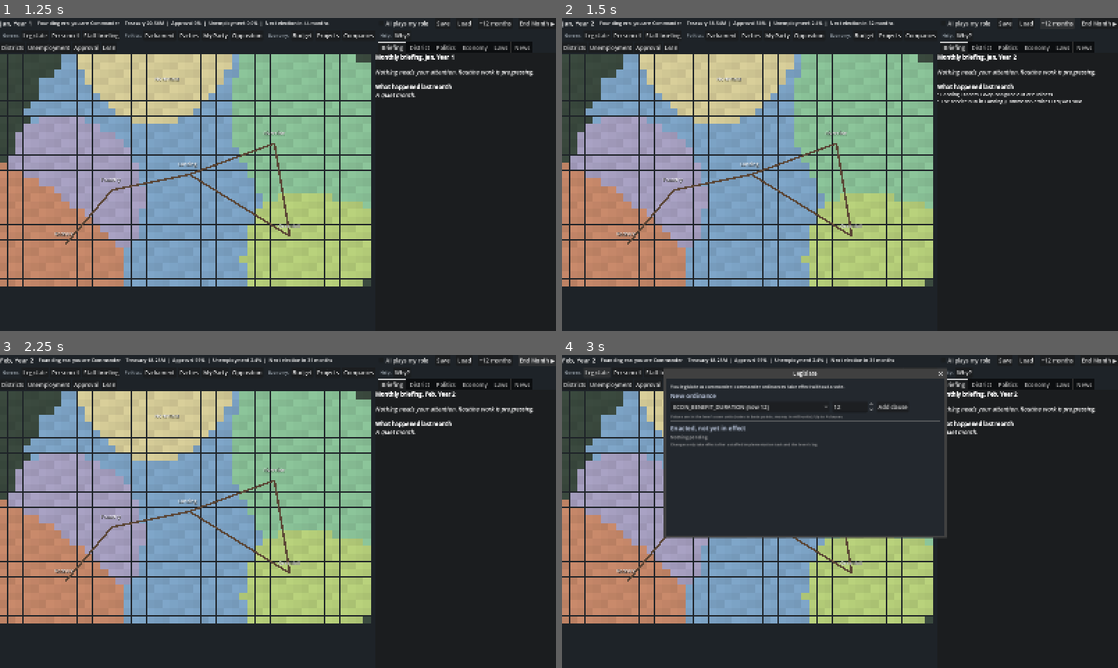
Above: before the commit, frames 1-4 (two rows, left to right).
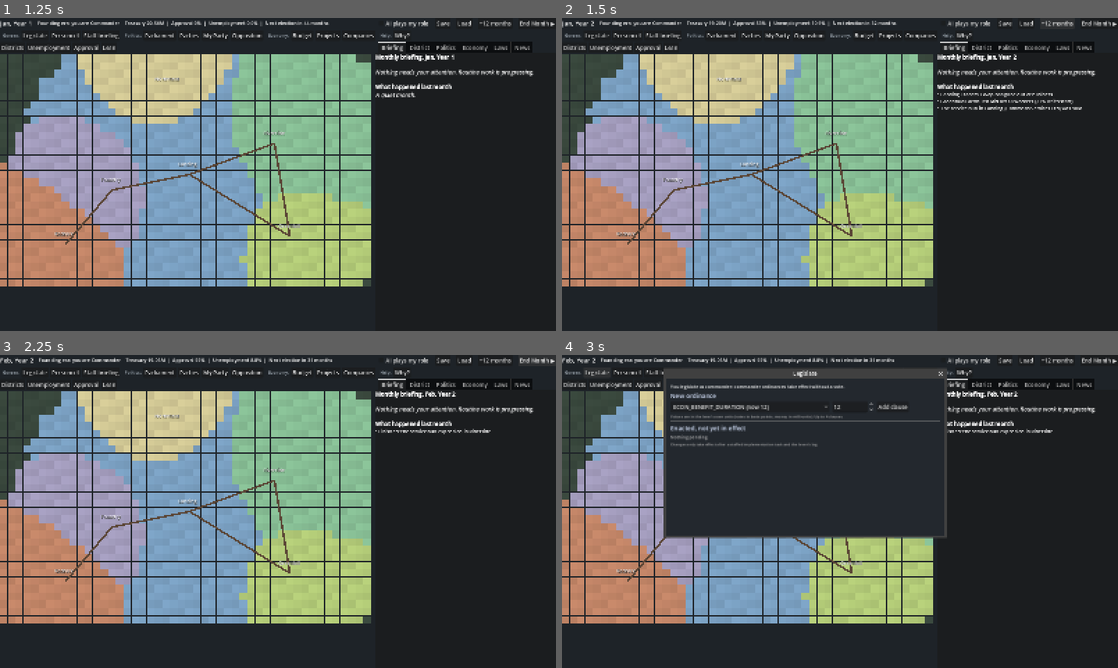
Above: after the commit, the same moments.

Repository: Tunje/one-vote-more
Game: Godot game, scene res://ui/main.tscn
Two runs of this game, one before a commit and one after it. Both use one fixed random seed, a clock stepped at 60 frames per second and the inputs below.
Inputs:
- Up to frame 1 (1.25 s): click "AI plays my role" at 0.5 s
- Up to frame 2 (1.5 s): click "+12 months" at 1.25 s
- Up to frame 3 (2.25 s): click "End Month ▶" at 2 s
- Up to frame 4 (3 s): click "Legislate" at 2.75 s

Frame 1 is identical in both runs. In frame 2, 0.5% of the frame differs, in the area x 26-94%, y 0-30%; in frame 3, 0.2%; in frame 4, 0.2%.

Commit message:
AI governments decide the state's capital programme by their politics (GovBuilder); EconAutopilot removed from the integrated game (econ-only test sims keep it); nothing is built behind a human government's back
Co-Authored-By: Claude Opus 5.5 <noreply@anthropic.com>

Diff:
--- a/game/sim/economy/econ_sim.gd
+++ b/game/sim/economy/econ_sim.gd
@@ -42,7 +42,8 @@
 static func _register(sim: Simulation) -> void:
 	sim.register(LawProvider.new())
 	sim.register(StaffProvider.new())
-	sim.register(EconAutopilot.new())
+	# No EconAutopilot in the integrated game: the AI government (GovBuilder) and the companies decide what is
+	# built; when the human player governs, nothing is ordered behind their back (user decision 2026-11-11).
 	sim.register(EconProvider.new())
 	sim.register(PoliticsProvider.new())
 
--- /dev/null
+++ b/game/sim/politics/gov_builder.gd
@@ -0,0 +1,132 @@
+class_name GovBuilder
+extends RefCounted
+## The AI government's capital programme (user decision 2026-11-11: AI governments decide what the state builds,
+## by their politics; companies decide their own plants; when the human player governs, nothing is ordered
+## behind their back). Replaces EconAutopilot's commissioning in the integrated game; the autopilot now runs
+## only in econ-only test sims.
+##
+## Every quarter the government reviews needs (overcrowded districts, poor health/school access, utility headroom,
+## unemployment) and orders public projects through the same EconActions entry point the player uses. Its politics
+## shape the programme:
+##   FISCAL > 0 (spend for growth)  builds with less cash in hand and does counter-cyclical public works
+##   ECON_ROLE > 0 (state-directed) builds public housing earlier
+##   REDISTRIBUTION > 0, or owning PUBLIC_SERVICES / HOUSING, raises the bar for schools, clinics and homes
+## Stateless.
+
+const QUARTER_MONTH := 1
+
+
+static func monthly(world: WorldState, st: Dictionary) -> void:
+	if world.month % 3 != QUARTER_MONTH or not world.table("econ").has("s"):
+		return
+	var who := _actor(world, st)
+	if who.is_empty():
+		return
+	var pos: Dictionary = who["pos"]
+	var spend := float(pos.get("FISCAL", 0)) / 100000.0          # -1..1
+	var state := float(pos.get("ECON_ROLE", 0)) / 100000.0
+	var equality := float(pos.get("REDISTRIBUTION", 0)) / 100000.0
+	var s := EconUtil.st(world)
+	var busy := {}
+	for pid in EconUtil.sorted_keys(world.table("project")):
+		var p: Dictionary = world.table("project")[pid]
+		if p["owner"] == "gov" and p["status"] in ["TENDER", "ACTIVE", "TENDERABLE"]:
+			busy[p["type"] + "|" + p["district"]] = true
+			if p["status"] == "TENDERABLE":
+				EconActions.enqueue(world, "ECON_RETENDER_PROJECT", {"project": pid})
+	# food emergency: any government opens the reserve
+	if int(s.get("food_shortfall", 0)) > 50:
+		EconActions.enqueue(world, "ECON_RELEASE_RESERVE", {"good": "FOOD", "qty": 1500})
+	var runway := float(world.indicators.read("ECON_TREASURY_RUNWAY", "COLONY", 240000)) / 1000.0
+	if runway < 12.0 - 6.0 * spend:
+		return  # not enough cash and credit for new capital projects (a spending government accepts less)
+	var services_owner := float(who.get("own_services", 0)) / 100.0
+	var housing_owner := float(who.get("own_housing", 0)) / 100.0
+	var orders := 0
+	# 1. housing: the most overcrowded district; state-minded governments build before it is full
+	var occ_bar := 1000.0 - 60.0 * state - 40.0 * housing_owner
+	var worst := ""
+	var worst_v := occ_bar
+	for d in EconUtil.sorted_keys(world.table("district")):
+		var occ := float(world.table("district")[d].get("occupancy", 0))
+		if occ > worst_v and not busy.has("HOUSING|" + d):
+			worst_v = occ
+			worst = d
+	if worst != "":
+		orders += _order(world, st, busy, who, "HOUSING", worst, "")
+	# 2. utilities: until the power and water company invests on its own (Bob), the state keeps the lights on
+	var dem: Dictionary = s.get("util_demand", {})
+	if float(dem.get("E", 0)) > 0.80 * float(_capacity(world, "POWER")):
+		orders += _order(world, st, busy, who, "POWER", "d:4", "")
+	if float(dem.get("W", 0)) > 0.80 * float(_capacity(world, "WATERWORKS")):
+		orders += _order(world, st, busy, who, "WATERWORKS", "d:2", "")
+	# 3. schools and clinics where access is poor; egalitarian and service-owning governments set a higher bar
+	var bar := clampf(650.0 + 150.0 * maxf(equality, services_owner), 500.0, 850.0)
+	var needs: Array = []
+	for key in [["health_access", "CLINIC"], ["edu_access", "SCHOOL"]]:
+		var acc: Dictionary = s.get(key[0], {})
+		for d in EconUtil.sorted_keys(acc):
+			if float(acc[d]) < bar and not _has_facility(world, key[1], d):
+				needs.append([float(acc[d]), key[1], d])
+	needs.sort_custom(func(a, b): return a[0] < b[0] or (a[0] == b[0] and a[2] < b[2]))
+	for n in needs.slice(0, 2):
+		orders += _order(world, st, busy, who, n[1], n[2], "")
+	# 4. counter-cyclical public works: interventionist and spending governments fight unemployment by building
+	if state + spend > -0.2 and FirmAI.colony_unemployment(world) > 0.12 - 0.04 * maxf(0.0, state):
+		var pw := "ECON_BUDGET_PUBLIC_WORKS"
+		for d in EconUtil.sorted_keys(world.table("district")):
+			if float(world.table("district")[d].get("occupancy", 0)) >= 850.0 and not busy.has("HOUSING|" + d):
+				if EconActions.headroom(world, pw) >= EconConstruction.estimate("HOUSING") * 11 / 10:
+					orders += _order(world, st, busy, who, "HOUSING", d, pw)
+					break
+
+
+## Who decides: the AI government in parliament, or the commander in the founding era when the player's
+## persona is on autoplay. Nobody when the human player governs.
+static func _actor(world: WorldState, st: Dictionary) -> Dictionary:
+	if st.get("era", "") == "FOUNDING":
+		if not st.get("autoplay_player", true):
+			return {}
+		return {"pos": st.get("persona", {}), "by": "commander", "own_services": 0, "own_housing": 0}
+	var g: Dictionary = st.get("government", {})
+	if g.is_empty():
+		return {}
+	if st.get("player_party", "") in g.get("members", []) and not st.get("autoplay_player", true):
+		return {}
+	var pm: Dictionary = world.table("party").get(g.get("pm_party", ""), {})
+	return {"pos": g.get("center", {}), "by": g.get("pm_party", ""),
+		"own_services": int(pm.get("ownership", {}).get("PUBLIC_SERVICES", 0)),
+		"own_housing": int(pm.get("ownership", {}).get("HOUSING", 0))}
+
+
+static func _order(world: WorldState, st: Dictionary, busy: Dictionary, who: Dictionary, ftype: String, d: String, line: String) -> int:
+	if busy.has(ftype + "|" + d):
+		return 0
+	busy[ftype + "|" + d] = true
+	var params := {"type": ftype, "district": d}
+	if line != "":
+		params["line"] = line
+	var r: Dictionary = EconActions.enqueue(world, "ECON_COMMISSION_PROJECT", params)
+	if not r.get("ok", false):
+		return 0
+	world.add_fact({"type": "POL_PROJECT_ORDERED", "owner": "pol", "subjects": [{"kind": "PARTY", "id": who["by"]}] if who["by"] != "commander" else [],
+		"responsible": [{"actor": {"kind": "GOVERNMENT" if who["by"] != "commander" else "COMMANDER", "id": "government"}, "share": 1.0}],
+		"impact": {}, "magnitude": 35, "visibility": "PUBLIC", "data": {"type": ftype, "district": d, "by": who["by"], "line": line}})
+	return 1
+
+
+static func _has_facility(world: WorldState, ftype: String, d: String) -> bool:
+	for fid in world.table("facility"):
+		var f: Dictionary = world.table("facility")[fid]
+		if f["type"] == ftype and f["district"] == d:
+			return true
+	return false
+
+
+static func _capacity(world: WorldState, ftype: String) -> int:
+	var c := 0
+	for fid in world.table("facility"):
+		var f: Dictionary = world.table("facility")[fid]
+		if f["type"] == ftype and not f["mothball"]:
+			c += int(float(EconData.RECIPES[ftype]["out"][1]) * EconUtil.S * EconUtil.fscale(f))
+	return c
--- a/game/sim/politics/politics_provider.gd
+++ b/game/sim/politics/politics_provider.gd
@@ -108,6 +108,7 @@
 		GovCrisis.cohesion_step(world, st)
 		GovCrisis.no_confidence_ai(world, st)
 		EmergencyPolitics.monthly(world, st)
+	GovBuilder.monthly(world, st)  # the state's capital programme, decided by whoever governs (not when the player does)
 	if have_parties and world.month > PolDefs.PARTY_FORMATION_MONTH:
 		HomeWorld.monthly(world, st)
 	world.set_indicator("pol", "POL_GOV_APPROVAL", "COLONY", colony_approval(world))
--- a/game/ui/news_text.gd
+++ b/game/ui/news_text.gd
@@ -116,6 +116,7 @@
 		"ECON_GOV_BORROWED": s = "The government borrowed money (debt now %d%% of the economy)" % int(d.get("debt_ratio_pct", 0))
 		"ECON_SHIP_ARRIVED": s = "A ship from the home world arrived with %d migrants" % int(d.get("migrants", 0))
 		"ECON_IMPORT_ARRIVED": s = "Imports arrived: %d %s" % [int(d.get("qty", 0)) / 1000, _kind(d.get("good", "goods"))]
+		"POL_PROJECT_ORDERED": s = "The %s ordered a new %s in %s" % ["commander" if d.get("by", "") == "commander" else "government", _kind(d.get("type", "")), district(w, d.get("district", ""))]
 		"POL_ELECTION_HELD": s = "[b]Election held[/b]"
 		"POL_GOVERNMENT_FORMED": s = "[b]New government[/b]: %s" % ", ".join(d.get("members", []).map(func(p): return party(w, p)))
 		"POL_BILL_PASSED": s = "Parliament passed a bill (%d–%d)" % [int(d.get("yes", 0)), int(d.get("no", 0))]
Not shown, added: game/sim/politics/gov_builder.gd.uid
Not shown, added: game/tools/_builder_probe.gd.uid
